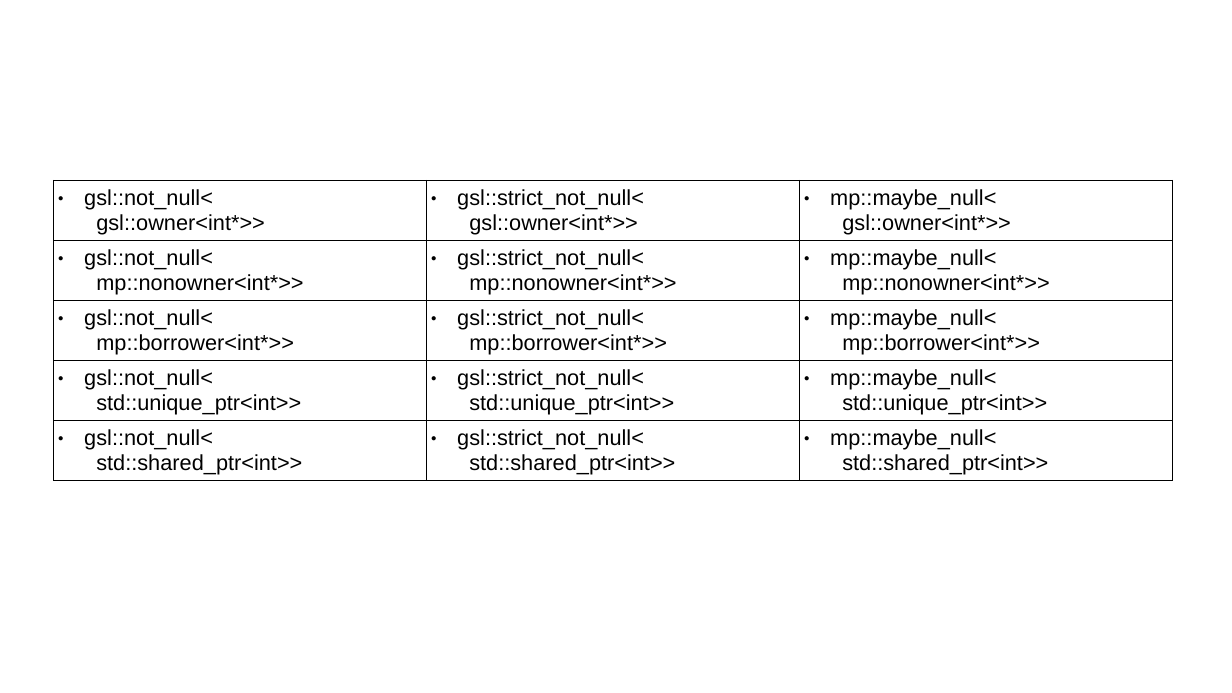
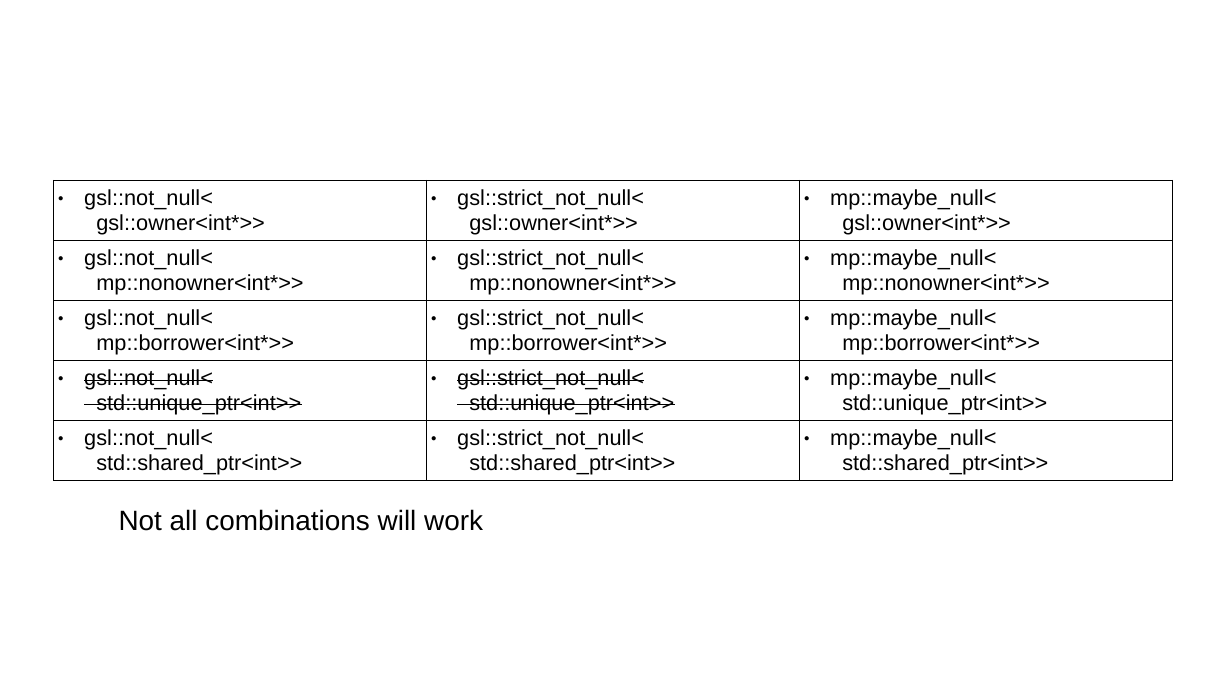
Before and after one commit to marcpawl/nullptr, a slide deck: slide 45 of slideshow.odp. Drawn at 1232x693 pixels with LibreOffice and Linux fonts; fonts in the diff are those of the drawing. Boxes give left, top, right and bottom in pixels: in the first picture for what was removed or moved away, otherwise in the second. Text is boxed around its words. In the diff, an @@ line names an element or a change of style, - is before the commit and + after.

Commit message:
Remove references in slideshow for gsl::not_null<std::unique_ptr>
It will not compile

```diff
--- a/slideshow.odp
+++ b/slideshow.odp
@@ table at [54, 180, 1174, 479] @@
@@ strikethrough on in "gsl::not_null< std::unique_ptr<int>>", "gsl::strict_not_null< std::unique_ptr<int>>" @@
@@ text added at [119, 509, 483, 531], 18 pt, text #000000 @@
+Not all combinations will work
```
Also in this commit, not shown: 1 other slide changed.
